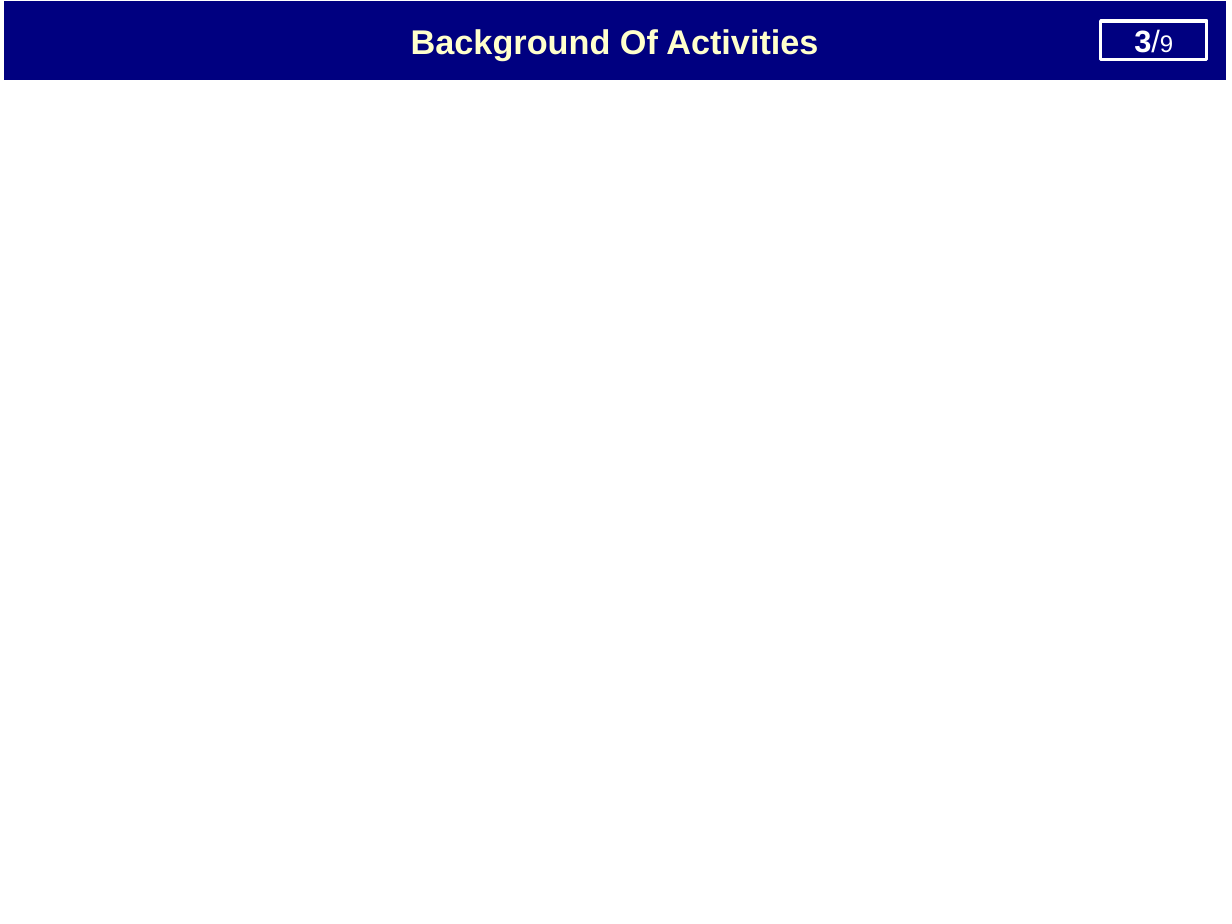
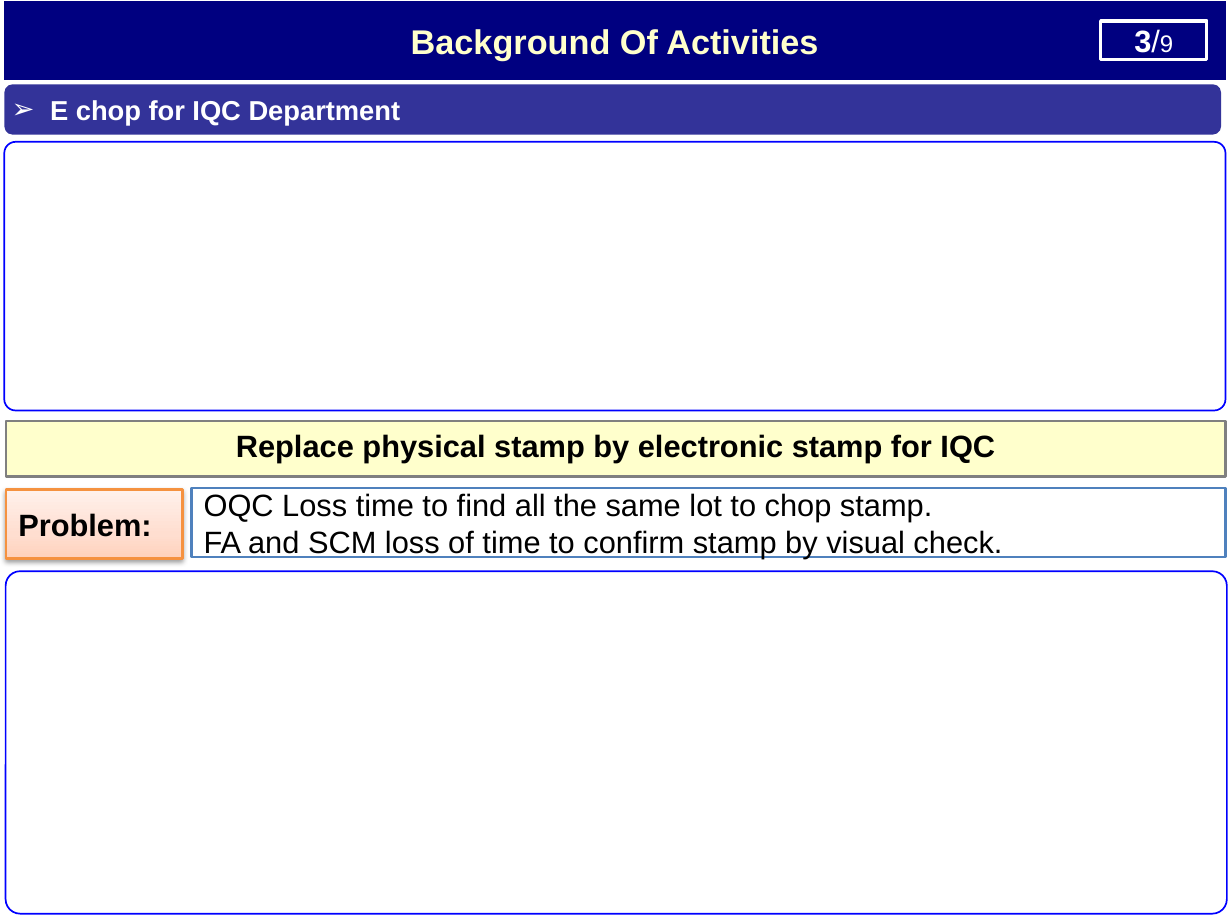
Before and after one commit to thietbicongnghevietnam/2025document, a slide deck: slide 4 of OQC/Report_Nguyen Nhu Minh_V0.pptx. Drawn at 1232x924 pixels with LibreOffice and Linux fonts; fonts in the diff are those of the drawing. Boxes give left, top, right and bottom in pixels: in the first picture for what was removed or moved away, otherwise in the second. Text is boxed around its words. In the diff, an @@ line names an element or a change of style, - is before the commit and + after.

```diff
--- a/OQC/Report_Nguyen Nhu Minh_V0.pptx
+++ b/OQC/Report_Nguyen Nhu Minh_V0.pptx
@@ rounded rectangle added at <box>5,84,1222,134</box>, fill #333399, 16 pt, text #FFFFFF, bold @@
+➢ E chop for IQC Department
@@ rounded rectangle added at <box>5,142,1226,410</box>, outline #0000FF 1 pt @@
@@ rectangle added at <box>6,421,1226,477</box>, fill #FFFFCC, outline #808080 1.5 pt, 18 pt, text #000000, bold @@
+Replace physical stamp by electronic stamp for IQC
@@ rectangle added at <box>6,489,182,558</box>, fill gradient #FFD2BD to #FFDED0 to #FFF2ED, outline #F69240 1.5 pt, 18 pt, text #000000, bold @@
+Problem:
@@ rectangle added at <box>191,488,1225,557</box>, outline #4F81BD 1.5 pt, 18 pt, text #000000 @@
+OQC Loss time to find all the same lot to chop stamp.
+FA and SCM loss of time to confirm stamp by visual check.
@@ rounded rectangle added at <box>6,572,1227,914</box>, outline #0000FF 1 pt @@
```
Also in this commit, not shown: 3 other slides changed.
